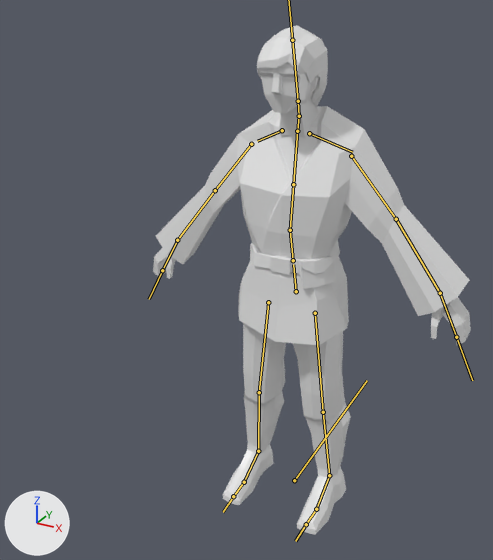
Renders of the FBX model Turn Based RPG/Assets/Models/Luke.fbx from each side of a commit.
Before and after are seen from a 50 mm camera at (1.11, -2.53, 2.31) aimed at (-0.08, -0.35, 1.22). The lights are fixed; the arrows at lower left show +X, +Y and +Z. The bones that bend it are drawn over the model as lines.

In view in the first picture: 'LukeMesh'.
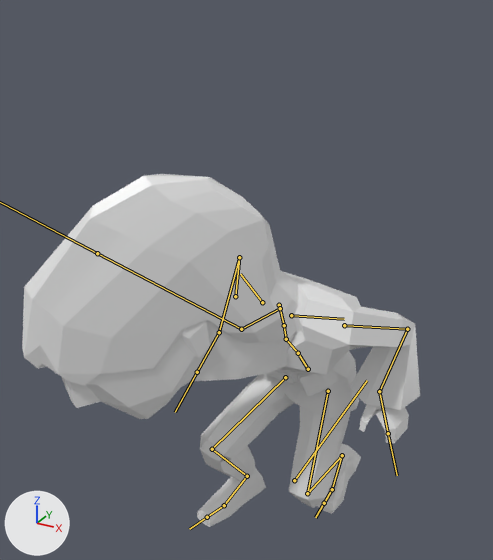
The newer file adds an action. The first version stands in its rest pose; the second is drawn at frame 38 of the action 'Luke Rig|JumpLanding'.

Changed parts and their boxes [x1, y1, x2, y2] in the pictures (493 x 560 px):
'LukeMesh', posed (25% wider, 31% shorter): before [153, 25, 471, 535]; after [22, 174, 420, 527]
bone 'DEF-spine', root to tip: before (296, 291) to (293, 264); after (308, 369) to (299, 355)
bone 'DEF-thigh.L', root to tip: before (315, 313) to (323, 412); after (328, 391) to (307, 493)
bone 'DEF-shin.L', root to tip: before (323, 412) to (329, 475); after (307, 493) to (342, 455)
bone 'DEF-foot.L', root to tip: before (329, 475) to (316, 509); after (342, 455) to (332, 489)
bone 'DEF-toe.L', root to tip: before (316, 509) to (306, 524); after (332, 489) to (324, 503)
bone 'DEF-thigh.R', root to tip: before (268, 302) to (259, 392); after (285, 377) to (212, 449)
bone 'DEF-shin.R', root to tip: before (259, 392) to (258, 451); after (212, 449) to (247, 476)
bone 'DEF-foot.R', root to tip: before (258, 451) to (244, 482); after (247, 476) to (224, 505)
bone 'DEF-spine.001', root to tip: before (293, 260) to (290, 230); after (298, 353) to (286, 339)
bone 'DEF-spine.002', root to tip: before (290, 230) to (293, 184); after (286, 339) to (284, 325)
bone 'DEF-spine.003', root to tip: before (293, 184) to (297, 130); after (284, 325) to (279, 304)
bone 'DEF-upper_arm.L', root to tip: before (351, 156) to (396, 219); after (344, 325) to (407, 329)
bone 'DEF-forearm.L', root to tip: before (396, 219) to (440, 293); after (407, 329) to (379, 391)
bone 'DEF-hand.L', root to tip: before (440, 293) to (456, 337); after (379, 391) to (388, 433)
bone 'DEF-upper_arm.R', root to tip: before (251, 144) to (215, 190); after (235, 296) to (239, 257)
bone 'DEF-forearm.R', root to tip: before (215, 190) to (177, 240); after (239, 257) to (219, 332)
bone 'DEF-hand.R', root to tip: before (177, 240) to (162, 270); after (219, 332) to (197, 372)
bone 'DEF-spine.004', root to tip: before (297, 131) to (299, 116); after (279, 305) to (280, 308)
bone 'DEF-neck', root to tip: before (299, 116) to (298, 101); after (280, 308) to (241, 329)
bone 'DEF-head', root to tip: before (298, 101) to (292, 40); after (241, 329) to (97, 253)

What the commit changed:
Bone 'DEF-spine' (bone_def_spine) moves from (0.0, 0.0, 0.0) to (0.06, -0.384, 0.068).
Bone 'DEF-spine' (bone_def_spine) turns from (0, 0, 0) to (23, -4, 2) degrees about its own x, y and z.
Bone 'DEF-thigh.L' (bone_def_thigh_l) turns from (0, 0, 0) to (-45, 7, 16) degrees about its own x, y and z.
Bone 'DEF-thigh.L' (bone_def_thigh_l) is rescaled from (1.0, 1.0, 1.0) to (1.02, 0.96, 1.02).
Bone 'DEF-shin.L' (bone_def_shin_l) turns from (0, 0, 0) to (103, 13, -1) degrees about its own x, y and z.
Bone 'DEF-shin.L' (bone_def_shin_l) is rescaled from (1.0, 1.0, 1.0) to (1.0, 0.94, 1.06).
Bone 'DEF-foot.L' (bone_def_foot_l) turns from (0, 0, 0) to (-59, -5, -13) degrees about its own x, y and z.
Bone 'DEF-foot.L' (bone_def_foot_l) is rescaled from (1.0, 1.0, 1.0) to (0.98, 1.0, 1.02).
Bone 'DEF-toe.L' (bone_def_toe_l) turns from (0, 0, 0) to (20, -11, -2) degrees about its own x, y and z.
Bone 'DEF-thigh.R' (bone_def_thigh_r) turns from (0, 0, 0) to (-90, -1, -1) degrees about its own x, y and z.
Bone 'DEF-thigh.R' (bone_def_thigh_r) is rescaled from (1.0, 1.0, 1.0) to (1.02, 0.96, 1.02).
Bone 'DEF-shin.R' (bone_def_shin_r) turns from (0, 0, 0) to (99, 6, -1) degrees about its own x, y and z.
Bone 'DEF-shin.R' (bone_def_shin_r) is rescaled from (1.0, 1.0, 1.0) to (1.01, 0.94, 1.06).
Bone 'DEF-foot.R' (bone_def_foot_r) turns from (0, 0, 0) to (-32, 6, 12) degrees about its own x, y and z.
Bone 'DEF-foot.R' (bone_def_foot_r) is rescaled from (1.0, 1.0, 1.0) to (0.98, 0.98, 1.05).
Bone 'DEF-spine.001' (bone_def_spine_001) turns from (0, 0, 0) to (3, 0, 3) degrees about its own x, y and z.
Bone 'DEF-spine.001' (bone_def_spine_001) is rescaled from (1.0, 1.0, 1.0) to (1.02, 0.96, 1.02).
Bone 'DEF-spine.002' (bone_def_spine_002) turns from (0, 0, 0) to (14, 2, -16) degrees about its own x, y and z.
Bone 'DEF-spine.002' (bone_def_spine_002) is rescaled from (1.0, 1.0, 1.0) to (1.2, 0.69, 1.2).
Bone 'DEF-spine.003' (bone_def_spine_003) turns from (0, 0, 0) to (0, -2, 2) degrees about its own x, y and z.
Bone 'DEF-spine.003' (bone_def_spine_003) is rescaled from (1.0, 1.0, 1.0) to (0.93, 1.17, 0.93).
Bone 'DEF-upper_arm.L' (bone_def_upper_arm_l) moves from (0.0, 0.0, 0.0) to (-0.011, -0.012, -0.019).
Bone 'DEF-upper_arm.L' (bone_def_upper_arm_l) turns from (0, 0, 0) to (-16, -4, -15) degrees about its own x, y and z.
Bone 'DEF-upper_arm.L' (bone_def_upper_arm_l) is rescaled from (1.0, 1.0, 1.0) to (1.02, 1.11, 0.96).
Bone 'DEF-forearm.L' (bone_def_forearm_l) turns from (0, 0, 0) to (73, 2, 0) degrees about its own x, y and z.
Bone 'DEF-forearm.L' (bone_def_forearm_l) is rescaled from (1.0, 1.0, 1.0) to (1.0, 0.96, 1.04).
Bone 'DEF-hand.L' (bone_def_hand_l) turns from (0, 0, 0) to (-19, 8, 30) degrees about its own x, y and z.
Bone 'DEF-hand.L' (bone_def_hand_l) is rescaled from (1.0, 1.0, 1.0) to (0.99, 1.02, 0.99).
Bone 'DEF-upper_arm.R' (bone_def_upper_arm_r) moves from (0.0, 0.0, 0.0) to (-0.026, 0.028, 0.06).
Bone 'DEF-upper_arm.R' (bone_def_upper_arm_r) turns from (0, 0, 0) to (-32, 9, 16) degrees about its own x, y and z.
Bone 'DEF-upper_arm.R' (bone_def_upper_arm_r) is rescaled from (1.0, 1.0, 1.0) to (1.04, 0.99, 1.07).
Bone 'DEF-forearm.R' (bone_def_forearm_r) turns from (0, 0, 0) to (105, -4, 0) degrees about its own x, y and z.
Bone 'DEF-forearm.R' (bone_def_forearm_r) is rescaled from (1.0, 1.0, 1.0) to (1.0, 0.94, 1.06).
Bone 'DEF-hand.R' (bone_def_hand_r) turns from (0, 0, 0) to (-12, 30, -27) degrees about its own x, y and z.
Bone 'DEF-hand.R' (bone_def_hand_r) is rescaled from (1.0, 1.0, 1.0) to (0.98, 1.04, 0.98).
Bone 'DEF-spine.004' (bone_def_spine_004) turns from (0, 0, 0) to (44, 16, -38) degrees about its own x, y and z.
Bone 'DEF-spine.004' (bone_def_spine_004) is rescaled from (1.0, 1.0, 1.0) to (1.77, 0.36, 1.73).
Bone 'DEF-neck' (bone_def_neck) turns from (0, 0, 0) to (21, 17, 35) degrees about its own x, y and z.
Bone 'DEF-neck' (bone_def_neck) is rescaled from (1.0, 1.0, 1.0) to (1.46, 1.64, 1.83).
Bone 'DEF-head' (bone_def_head) turns from (0, 0, 0) to (-46, 10, 21) degrees about its own x, y and z.
Bone 'DEF-head' (bone_def_head) is rescaled from (1.0, 1.0, 1.0) to (0.92, 1.08, 1.14).
